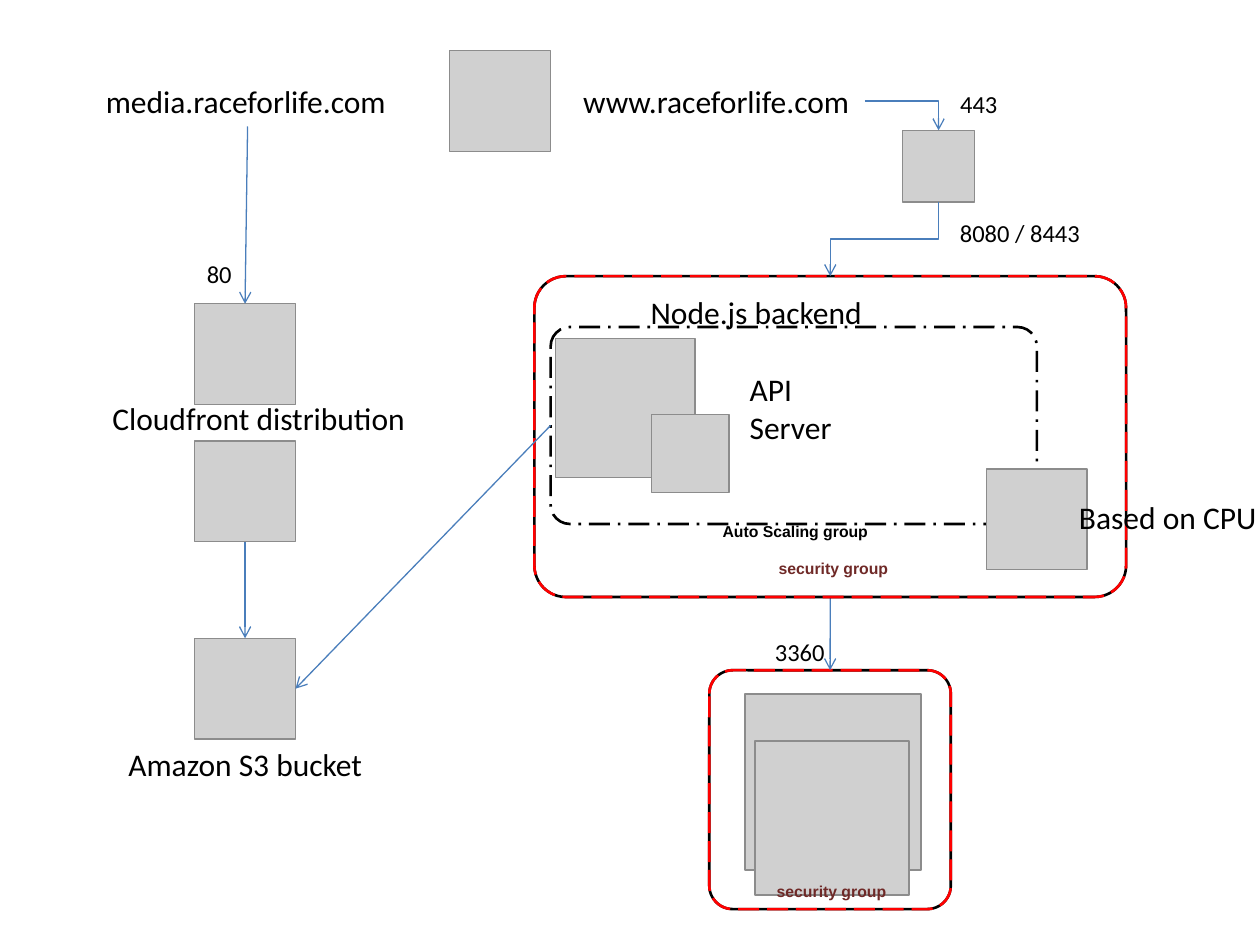
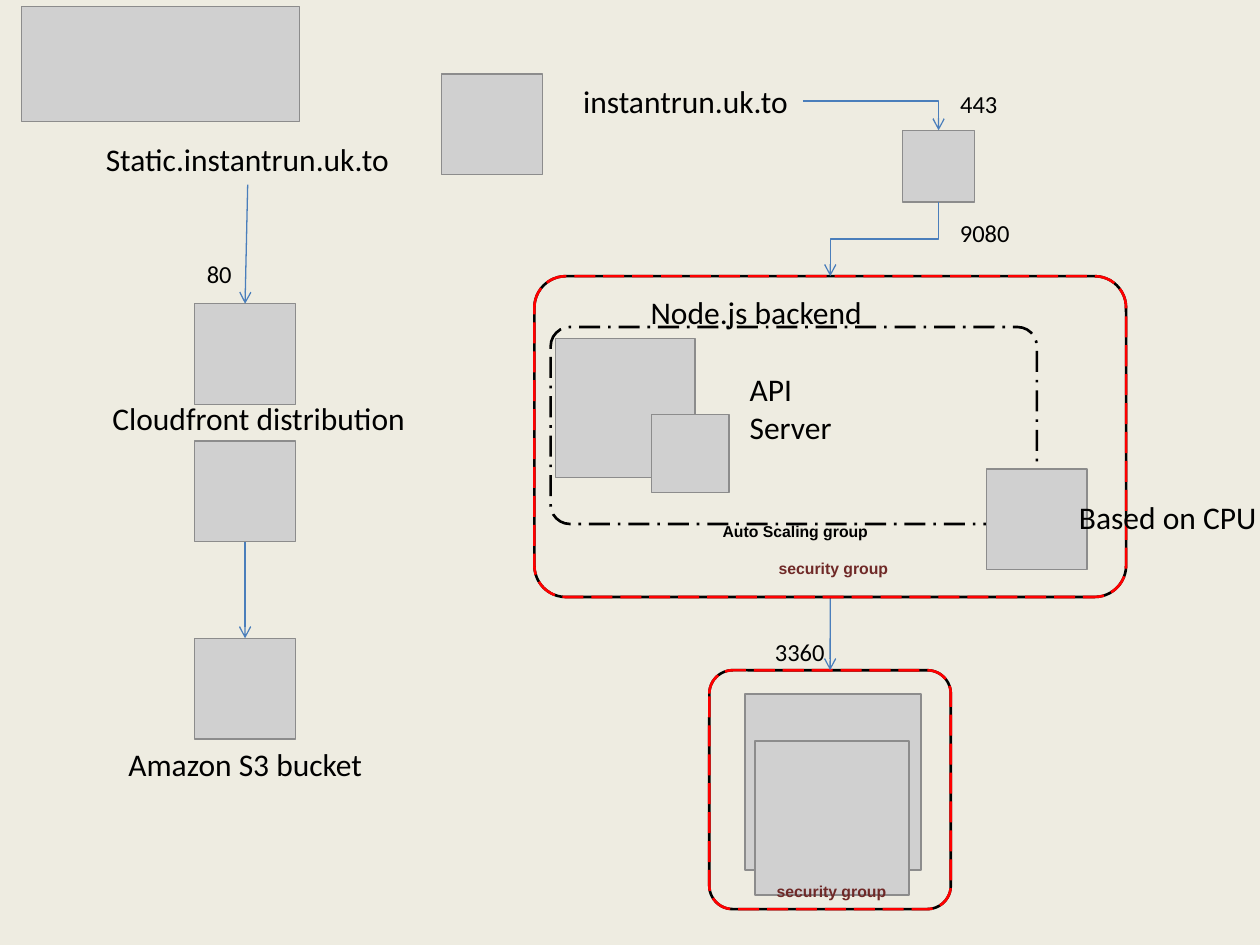
Before and after one commit to shaalin/awsHackathon2014, a slide deck: slide 10 of docs/Architecture.pptx (slide 2 before the commit). Drawn at 1260x945 pixels with LibreOffice and Linux fonts; fonts in the diff are those of the drawing; grey boxes stand for pictures. Boxes give left, top, right and bottom in pixels: in the first picture for what was removed or moved away, otherwise in the second. Text is boxed around its words. In the diff, an @@ line names an element or a change of style, - is before the commit and + after.

```diff
--- a/docs/Architecture.pptx
+++ b/docs/Architecture.pptx
@@ background #FFFFFF to #EEECE1 @@
@@ picture added at <box>21,6,300,122</box> @@
@@ picture: place and size @@
-picture at <box>450,50,551,151</box>
+picture at <box>441,74,542,175</box>
@@ text at <box>583,91,788,114</box>: text changed @@
-www.raceforlife.com
+instantrun.uk.to
@@ elbow arrow moved from (866, 101) - (939, 131) to (803, 101) - (939, 131) @@
@@ text at <box>106,149,389,172</box>: text changed @@
-media.raceforlife.com
+Static.instantrun.uk.to
@@ arrow moved from (248, 126) - (244, 304) to (248, 185) - (244, 304) @@
@@ text at <box>960,225,1010,242</box>: text changed @@
-8080 / 8443
+9080
@@ arrow removed from (551, 426) to (295, 689) @@
```
Also in this commit, not shown: 1 other slide changed, 16 slides added, 1 slide removed.
